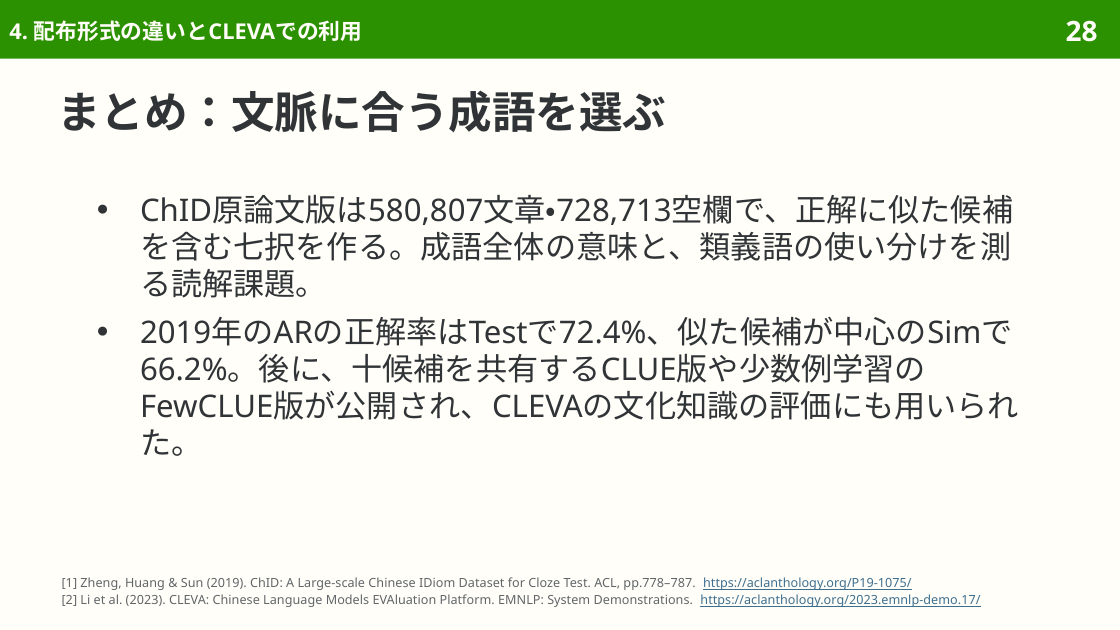
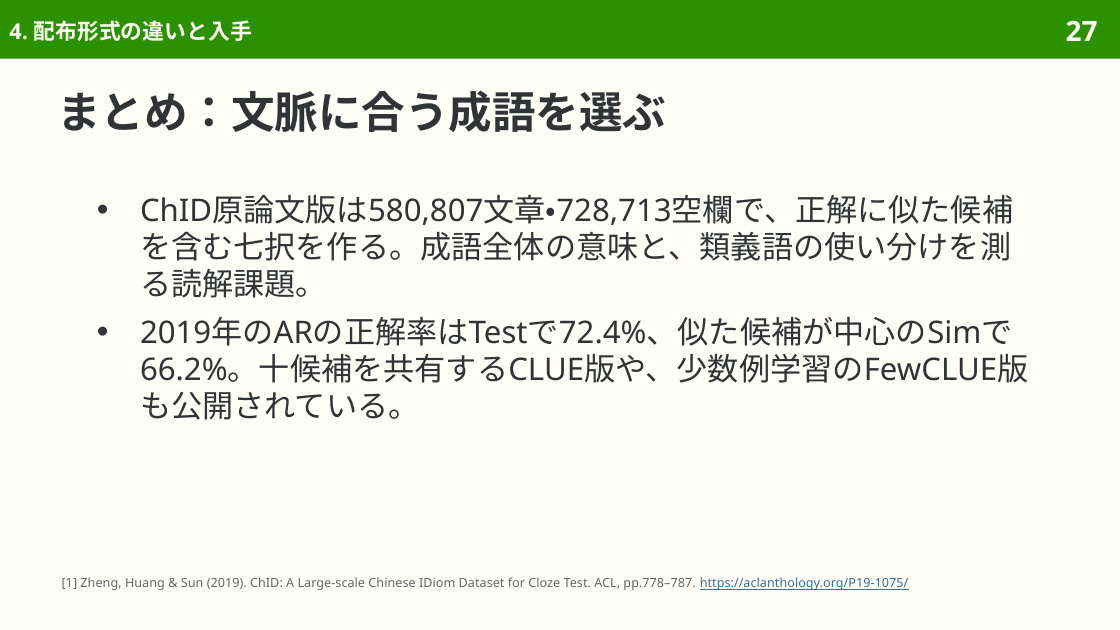
Before and after one commit to sasakiy84/datasets-in-10-minutes, a slide deck: slide 27 of slides/datasets-in-10-minutes-chid.pptx (slide 28 before the commit). Drawn at 1120x630 pixels with LibreOffice and Linux fonts; fonts in the diff are those of the drawing. Boxes give left, top, right and bottom in pixels: in the first picture for what was removed or moved away, otherwise in the second. Text is boxed around its words. In the diff, an @@ line names an element or a change of style, - is before the commit and + after.

```diff
--- a/slides/datasets-in-10-minutes-chid.pptx
+++ b/slides/datasets-in-10-minutes-chid.pptx
@@ title at (9, 20, 252, 41): text changed @@
-4. 配布形式の違いとCLEVAでの利用
+4. 配布形式の違いと入手
@@ page number at (1066, 20, 1098, 41): text changed @@
-28
+27
@@ text at (140, 317, 1028, 420): text changed @@
-● 2019年のARの正解率はTestで72.4%、似た候補が中心のSimで66.2%。後に、十候補を共有するCLUE版や少数例学習のFewCLUE版が公開され、CLEVAの文化知識の評価にも用いられた。
+● 2019年のARの正解率はTestで72.4%、似た候補が中心のSimで66.2%。十候補を共有するCLUE版や、少数例学習のFewCLUE版も公開されている。
@@ text at (62, 594, 980, 607): paragraph removed @@
-[2] Li et al. (2023). CLEVA: Chinese Language Models EVAluation Platform. EMNLP: System Demonstrations. https://aclanthology.org/2023.emnlp-demo.17/
```
Also in this commit, not shown: 12 other slides changed, 2 slides removed, 47 other files.
